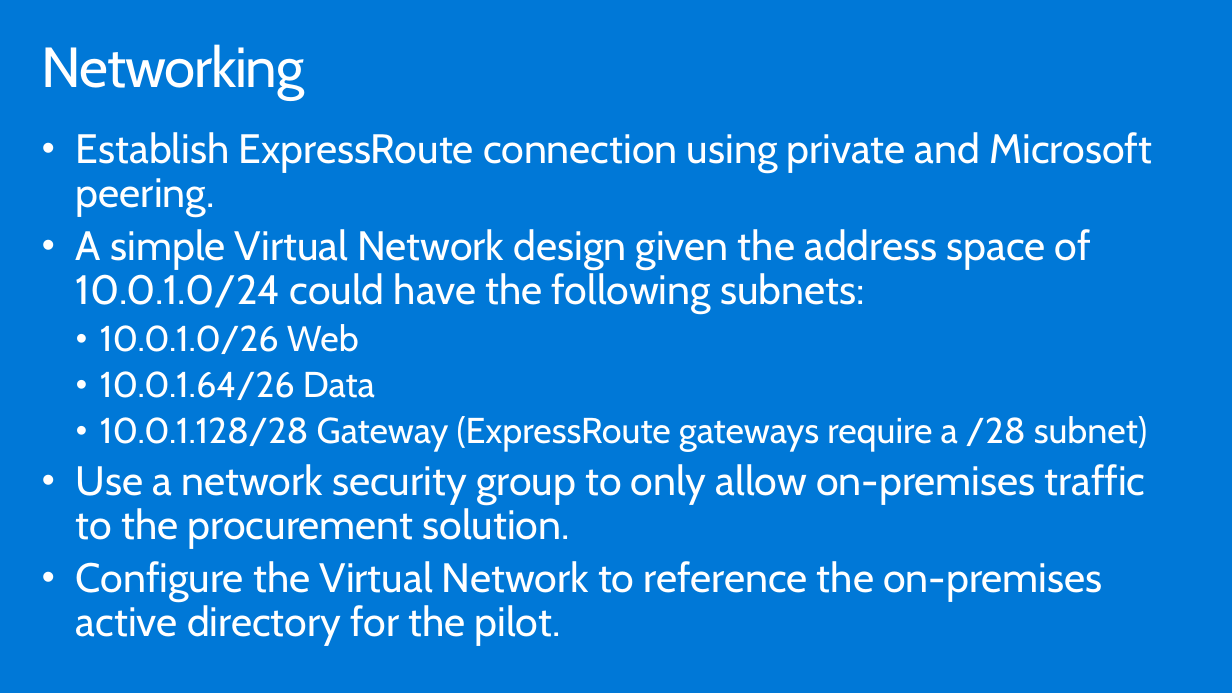
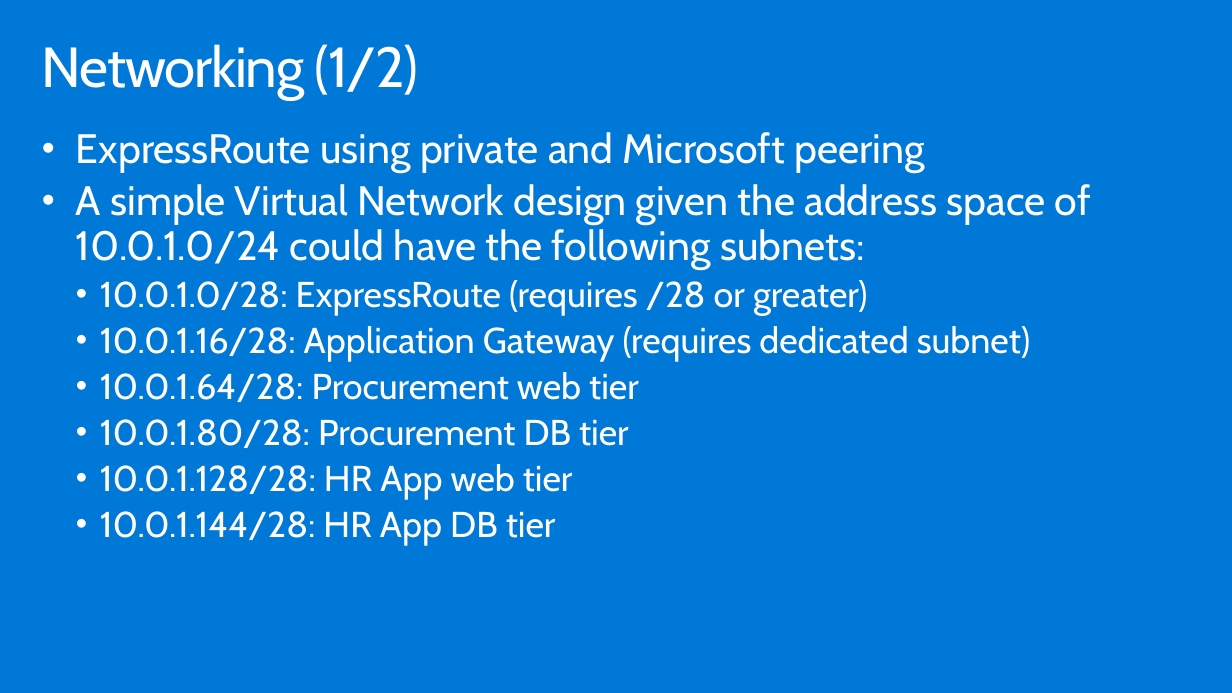
Before and after one commit to GretaLakra/Azure, a slide deck: slide 18 of WDS/Whiteboard design session trainer presentation - Lift and shift.pptx. Drawn at 1232x693 pixels with LibreOffice and Linux fonts; fonts in the diff are those of the drawing. Boxes give left, top, right and bottom in pixels: in the first picture for what was removed or moved away, otherwise in the second. Text is boxed around its words. In the diff, an @@ line names an element or a change of style, - is before the commit and + after.

```diff
--- a/WDS/Whiteboard design session trainer presentation - Lift and shift.pptx
+++ b/WDS/Whiteboard design session trainer presentation - Lift and shift.pptx
@@ title at [42, 44, 419, 100]: text changed @@
-Networking
+Networking (1/2)
@@ text at [76, 132, 925, 173]: text changed @@
-• Establish ExpressRoute connection using private and Microsoft peering.
+• ExpressRoute using private and Microsoft peering
@@ text at [100, 280, 1031, 546]: text changed; size 32 to 28 pt @@
-  • 10.0.1.0/26 Web
-  • 10.0.1.64/26 Data
-  • 10.0.1.128/28 Gateway (ExpressRoute gateways require a /28 subnet)
-• Use a network security group to only allow on-premises traffic to the procurement solution.
-• Configure the Virtual Network to reference the on-premises active directory for the pilot.
+  • 10.0.1.0/28: ExpressRoute (requires /28 or greater)
+  • 10.0.1.16/28: Application Gateway (requires dedicated subnet)
+  • 10.0.1.64/28: Procurement web tier
+  • 10.0.1.80/28: Procurement DB tier
+  • 10.0.1.128/28: HR App web tier
+  • 10.0.1.144/28: HR App DB tier
```
Also in this commit, not shown: 18 other slides changed, 9 slides added, 7 slides removed, 32 other files.
